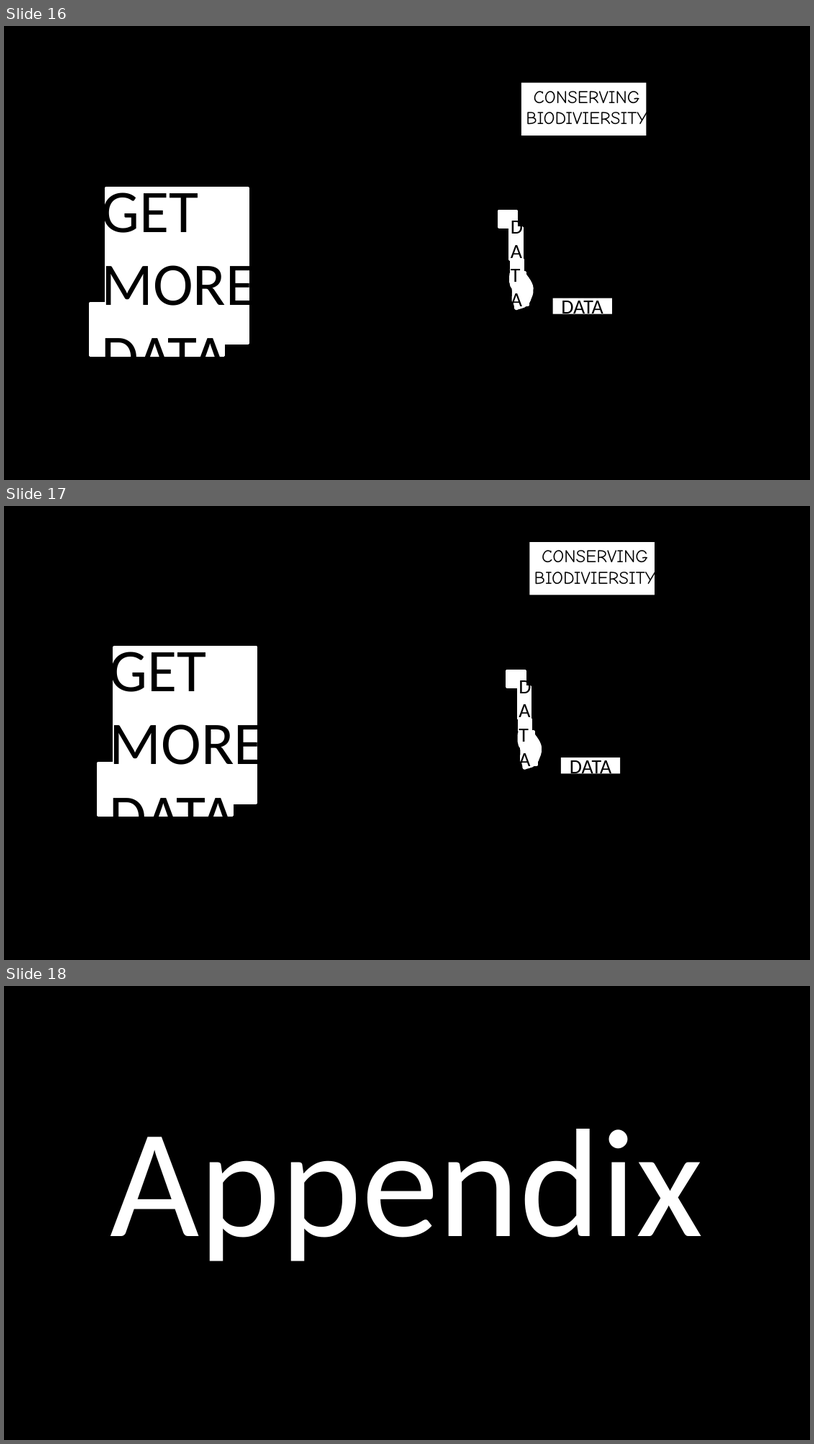
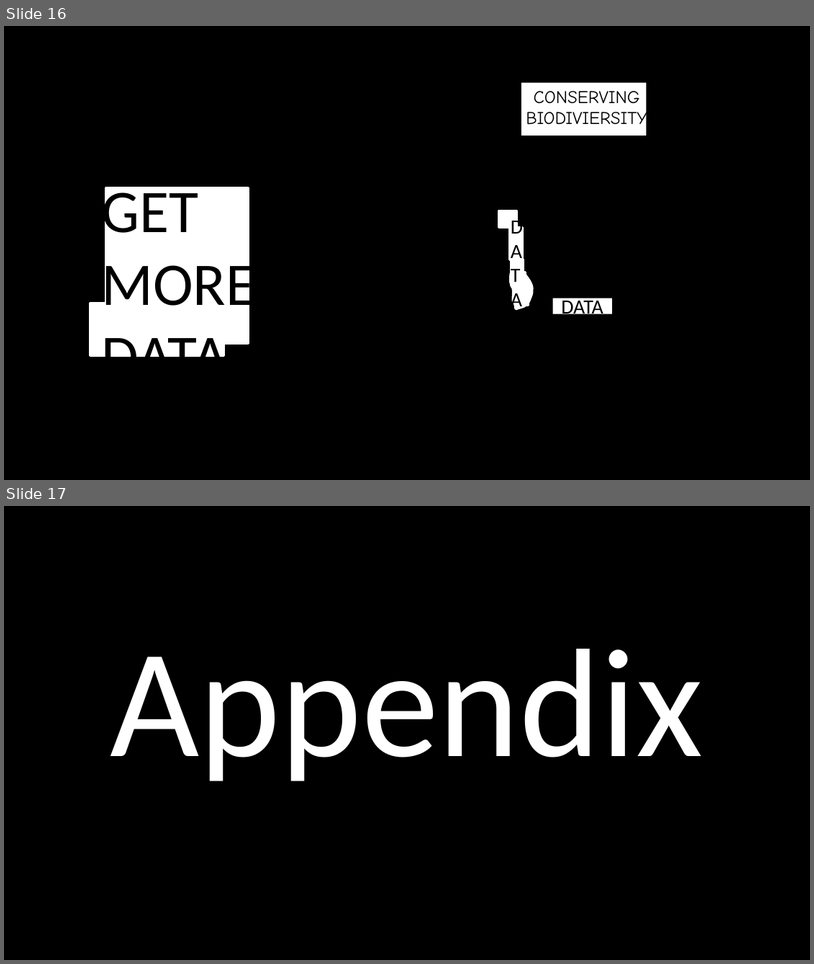
Before and after one commit to jeffreyhanson/abstracts-and-slides, a slide deck: seminars/EES-11-11-2020/slides.pptx. Shown one above the other, each under a label of ours: slides 16, 17 and 18 before the commit, slides 16 and 17 after it. The pictures are 814x1444 and 814x964 pixels, drawn with LibreOffice and Linux fonts; fonts in the diff are those of the drawing; background and template pictures are left out. Boxes give left, top, right and bottom in pixels: in the first picture for what was removed or moved away, otherwise in the second. Text is boxed around its words. In the diff, an @@ line names an element or a change of style, - is before the commit and + after.

Commit message:
progress on slides

```diff
--- a/seminars/EES-11-11-2020/slides.pptx
+++ b/seminars/EES-11-11-2020/slides.pptx
@@ slide 17 removed at (4, 506, 810, 960), background picture (left out) @@
@@ group removed at (98, 542, 656, 816): 9 rectangles, 3 texts, 1 freeform shape @@
-DATA
-GET
-MORE
-DATA
-CONSERVING BIODIVIERSITY
-D
-A
-T
-A
@@ what was slide 18 is now slide 17 @@
```
Also in this commit, not shown: 3 slides changed, 1 slide added.
